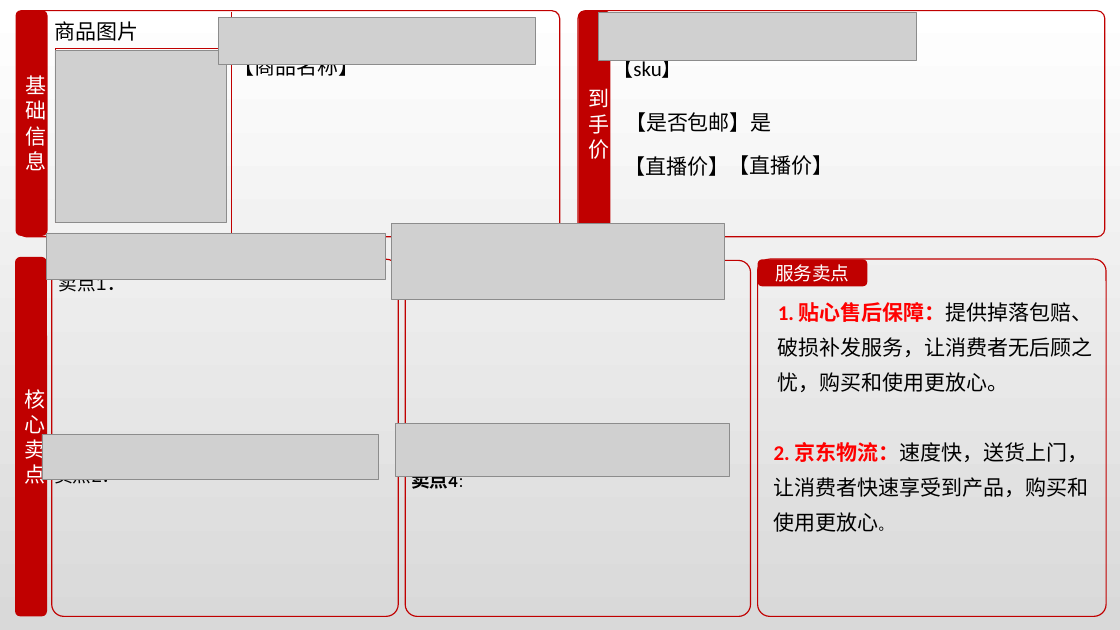
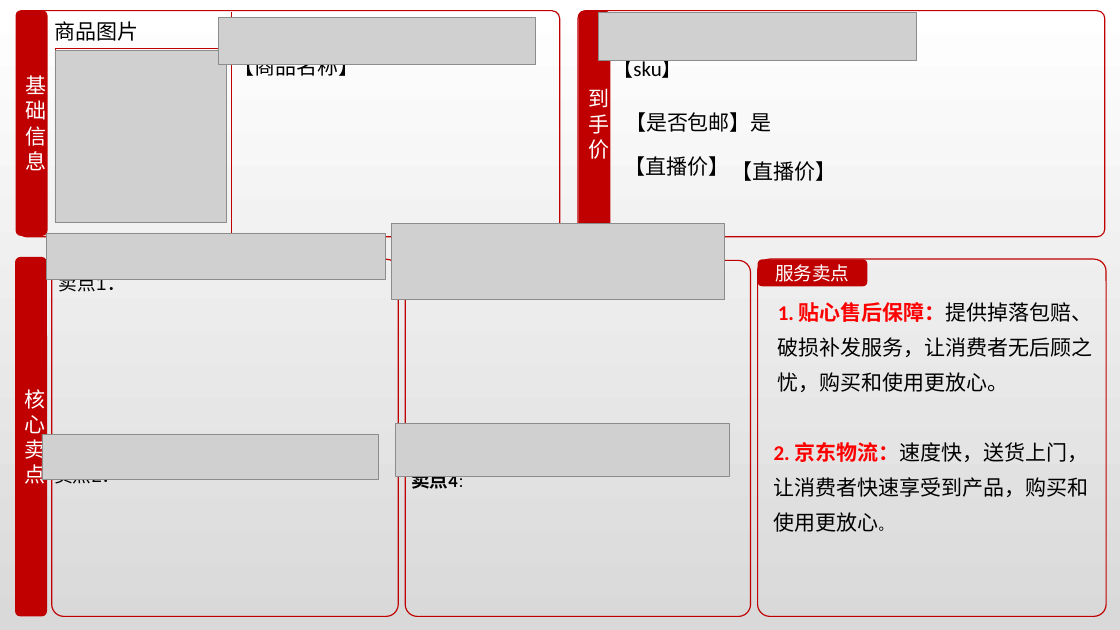
Before and after one commit to ct2864075817-create/jd-live-cards, a slide deck: slide 1 of 直播手卡模板.pptx. Drawn at 1120x630 pixels with LibreOffice and Linux fonts; fonts in the diff are those of the drawing; grey boxes stand for pictures. Boxes give left, top, right and bottom in pixels: in the first picture for what was removed or moved away, otherwise in the second. Text is boxed around its words. In the diff, an @@ line names an element or a change of style, - is before the commit and + after.

```diff
--- a/直播手卡模板.pptx
+++ b/直播手卡模板.pptx
@@ text "【直播价】": place and size @@
-text "【直播价】" at <box>728,155,833,175</box>
+text "【直播价】" at <box>731,161,836,181</box>
```
